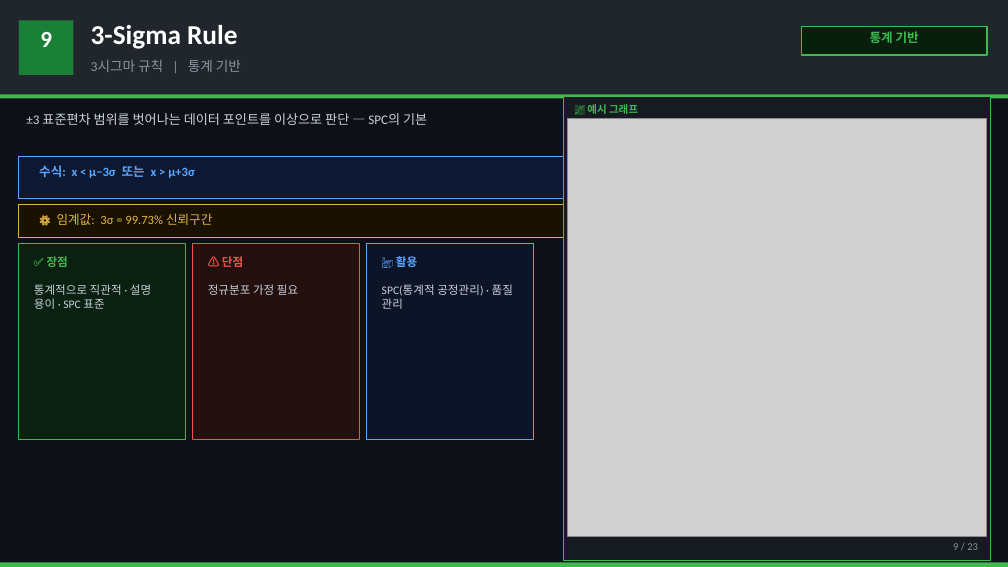
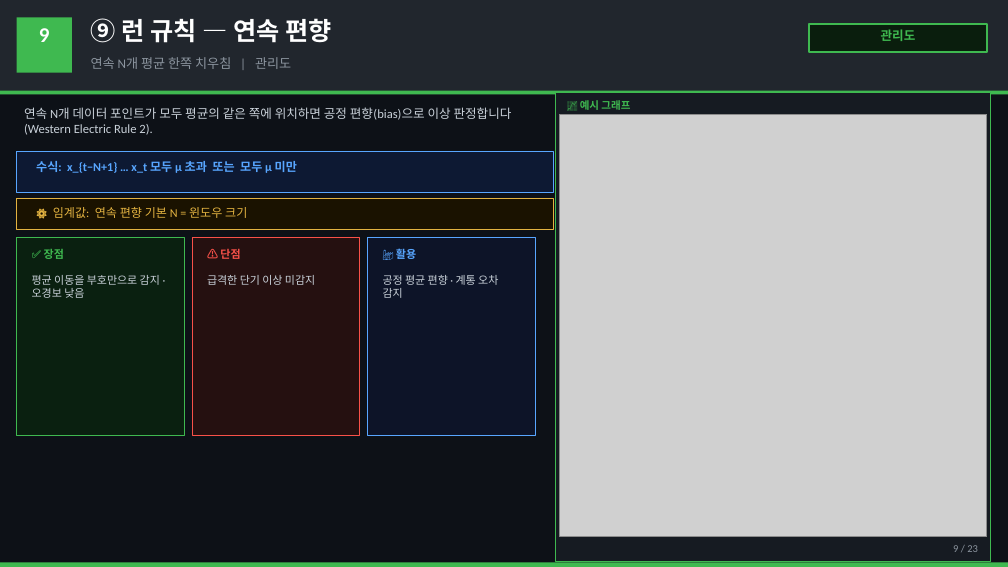
Before and after one commit to pollya32/python101, a slide deck: slide 10 of [예제 015] FDC 이상감지 시스템/FDC_이상감지_23종_상세설명.pptx. Drawn at 1008x567 pixels with LibreOffice and Linux fonts; fonts in the diff are those of the drawing; grey boxes stand for pictures. Boxes give left, top, right and bottom in pixels: in the first picture for what was removed or moved away, otherwise in the second. Text is boxed around its words. In the diff, an @@ line names an element or a change of style, - is before the commit and + after.

```diff
--- a/[예제 015] FDC 이상감지 시스템/FDC_이상감지_23종_상세설명.pptx
+++ b/[예제 015] FDC 이상감지 시스템/FDC_이상감지_23종_상세설명.pptx
@@ text "9" at (39, 28, 50, 42): size 22 to 20 pt @@
@@ rectangle at (17, 17, 72, 73): fill #1A7F37 to #3FB950 @@
@@ text at (91, 18, 332, 43): text changed; size 26 to 24 pt @@
-3-Sigma Rule
+⑨ 런 규칙 — 연속 편향
@@ rectangle: place and size @@
-rectangle at (802, 26, 987, 55)
+rectangle at (809, 24, 987, 52)
@@ text at (881, 29, 916, 41): text changed @@
-통계 기반
+관리도
@@ text at (91, 57, 291, 69): text changed; size 13 to 12.5 pt @@
-3시그마 규칙 | 통계 기반
+연속 N개 평균 한쪽 치우침 | 관리도
@@ text at (24, 107, 512, 135): text changed; size 12.5 to 12 pt @@
-±3 표준편차 범위를 벗어나는 데이터 포인트를 이상으로 판단 — SPC의 기본
+연속 N개 데이터 포인트가 모두 평균의 같은 쪽에 위치하면 공정 편향(bias)으로 이상 판정합니다 (Western Electric Rule 2).
@@ rectangle: place and size @@
-rectangle at (563, 96, 991, 561)
+rectangle at (556, 92, 991, 562)
@@ text "📈 예시 그래프": place and size @@
-text "📈 예시 그래프" at (587, 104, 638, 114)
+text "📈 예시 그래프" at (580, 100, 630, 110)
@@ picture: place and size @@
-picture at (567, 119, 987, 536)
+picture at (560, 114, 987, 537)
@@ rectangle: place and size @@
-rectangle at (19, 157, 563, 198)
+rectangle at (17, 151, 554, 193)
@@ text at (36, 161, 297, 173): text changed; size 12 to 11.5 pt @@
-수식: x < μ−3σ 또는 x > μ+3σ
+수식: x_{t−N+1} … x_t 모두 μ 초과 또는 모두 μ 미만
@@ rectangle: place and size @@
-rectangle at (19, 204, 563, 237)
+rectangle at (17, 198, 554, 230)
@@ text at (53, 207, 247, 218): text changed; size 12 to 11.5 pt @@
-⚙ 임계값: 3σ = 99.73% 신뢰구간
+⚙ 임계값: 연속 편향 기본 N = 윈도우 크기
@@ 4 rectangles: place and size @@
-4 rectangles at (0, 95, 1008, 440)
+4 rectangles at (0, 91, 1008, 436)
@@ 3 texts: place and size @@
-3 texts at (47, 256, 417, 267)
+3 texts at (44, 246, 416, 261)
@@ size 11 to 10.5 pt in 3 elements at (220, 248, 240, 259), (44, 249, 64, 259), (396, 246, 416, 261) @@
@@ text at (32, 275, 160, 298): text changed; size 11 to 10.5 pt @@
-통계적으로 직관적 · 설명 용이 · SPC 표준
+평균 이동을 부호만으로 감지 · 오경보 낮음
@@ text at (207, 275, 315, 285): text changed; size 11 to 10.5 pt @@
-정규분포 가정 필요
+급격한 단기 이상 미감지
@@ text at (383, 275, 498, 298): text changed; size 11 to 10.5 pt @@
-SPC(통계적 공정관리) · 품질 관리
+공정 평균 편향 · 계통 오차 감지
```
Also in this commit, not shown: 11 other slides changed, 13 slides added, 13 slides removed.
